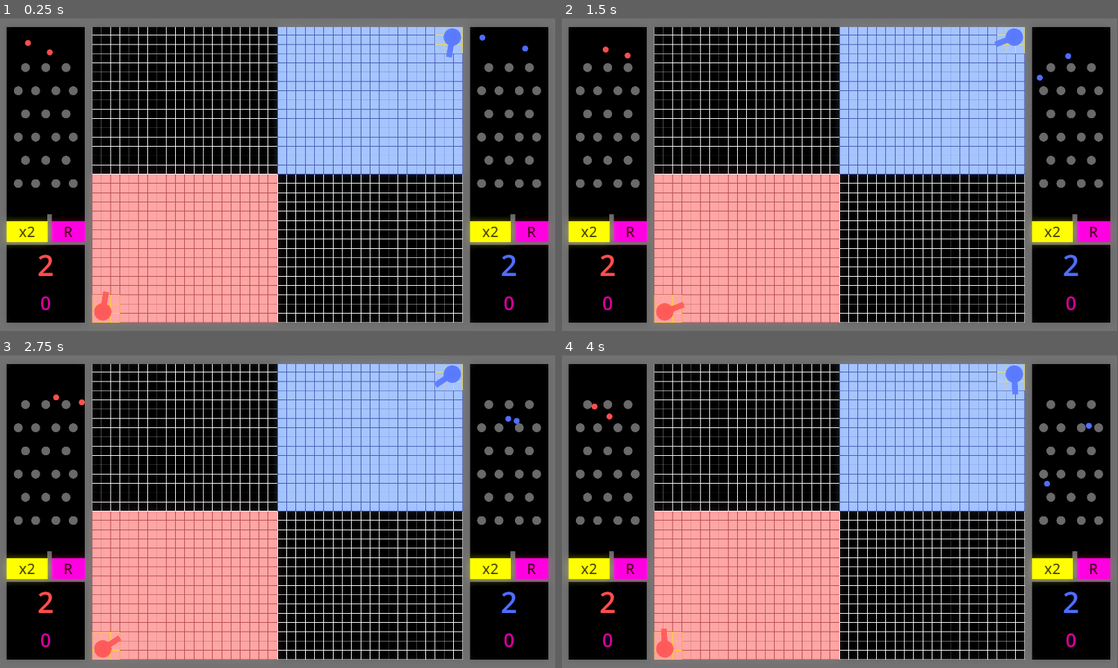
Above: before the commit, frames 1-4 (two rows, left to right).
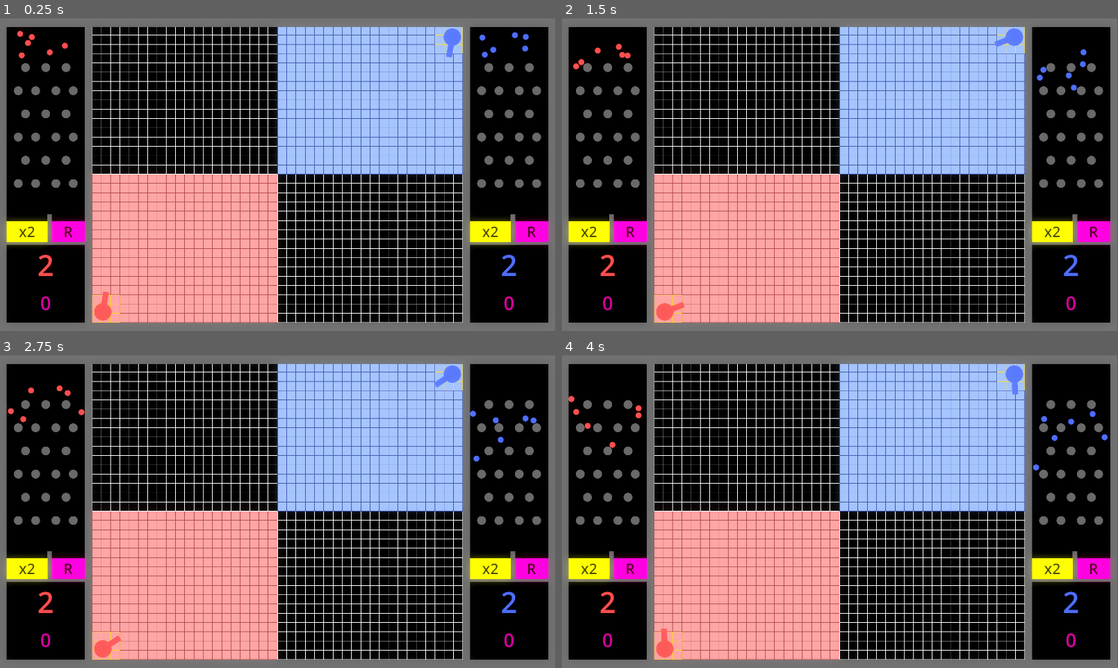
Above: after the commit, the same moments.

Repository: BrianGossett/generator1
Game: Godot game, scene res://Scenes/play_area.tscn
The game is run twice, just before and just after one commit, with the same random seed, the same clock (stepped at 60 frames per second) and the same inputs. This scene is started directly instead of the project's main scene.
Inputs:
- Up to frame 1 (0.25 s): no input
- Up to frame 2 (1.5 s): no input
- Up to frame 3 (2.75 s): no input
- Up to frame 4 (4 s): no input

The runs differ from the first frame. In frame 1, 0.1% of the frame differs, in the area x 3-96%, y 4-13%; in frame 2, 0.2%; in frame 3, 0.3%, in the area x 1-97%, y 9-34%; in frame 4, 0.3%.

Commit message:
some code clean up

Diff:
--- a/Objects/generator.gd
+++ b/Objects/generator.gd
@@ -21,7 +21,6 @@
 	max_x = ballBottomRight.position.x
 	min_y = ballBottomRight.position.y
 	max_y = ballTopLeft.position.y
-	BallSpawn(2)
 
 func _process(_delta: float) -> void:
 	updateLables()
--- a/Scenes/play_area.gd
+++ b/Scenes/play_area.gd
@@ -16,6 +16,8 @@
 		"top_left": -1,
 		"top_right": 1
 	})
+	gen1.BallSpawn(6)
+	gen2.BallSpawn(6)
 
 func fade_to_color(color: Color, duration := 1.5):
 	screen_fade.color = Color(0, 0, 0, 0)
--- a/Scenes/play_area_free_four.gd
+++ b/Scenes/play_area_free_four.gd
@@ -17,6 +17,10 @@
 		"top_left": 0,
 		"top_right": 3
 	}))
+	gen1.BallSpawn(2)
+	gen2.BallSpawn(2)
+	gen3.BallSpawn(2)
+	gen4.BallSpawn(2)
 
 func fade_to_color(color: Color, duration := 1.5):
 	screen_fade.color = Color(0, 0, 0, 0)
Not shown, changed: generator1.exe
